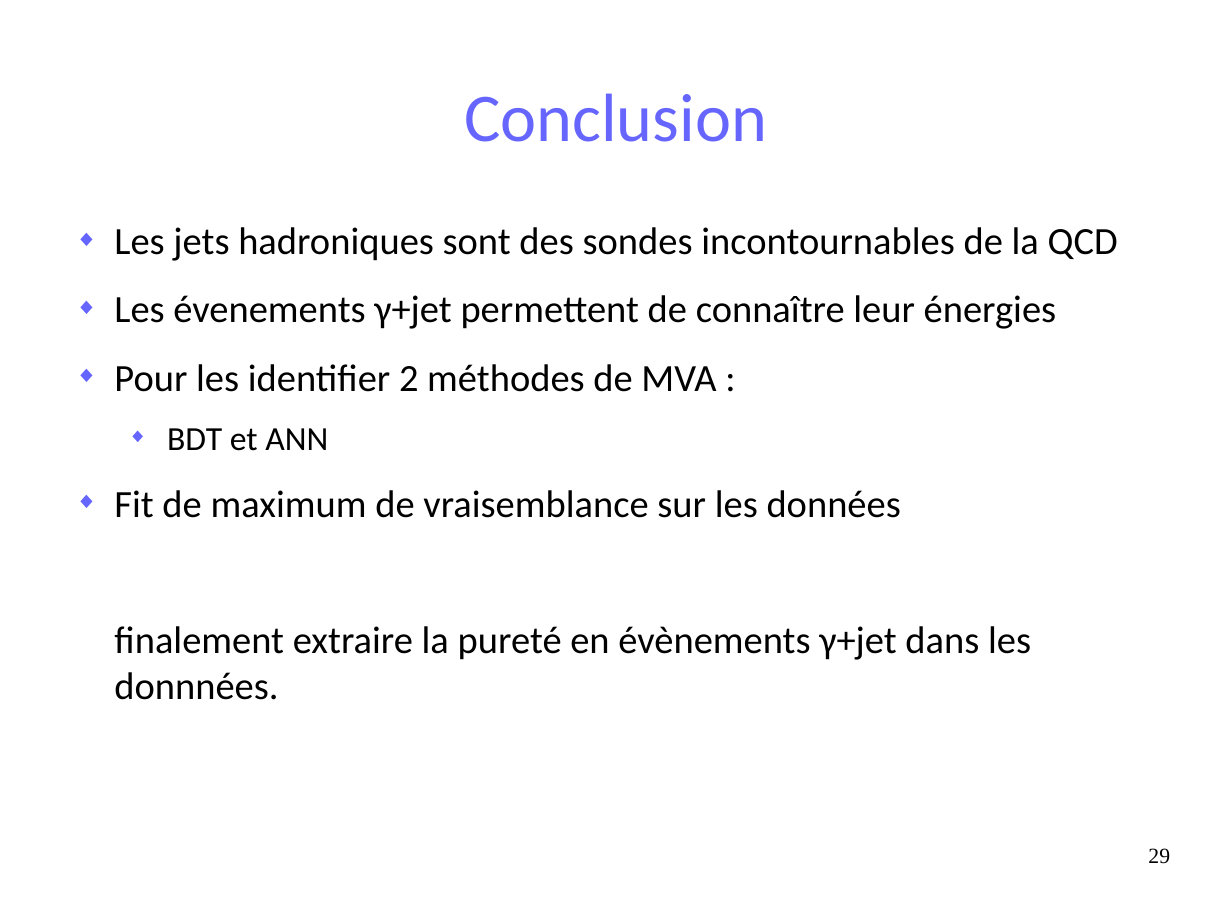
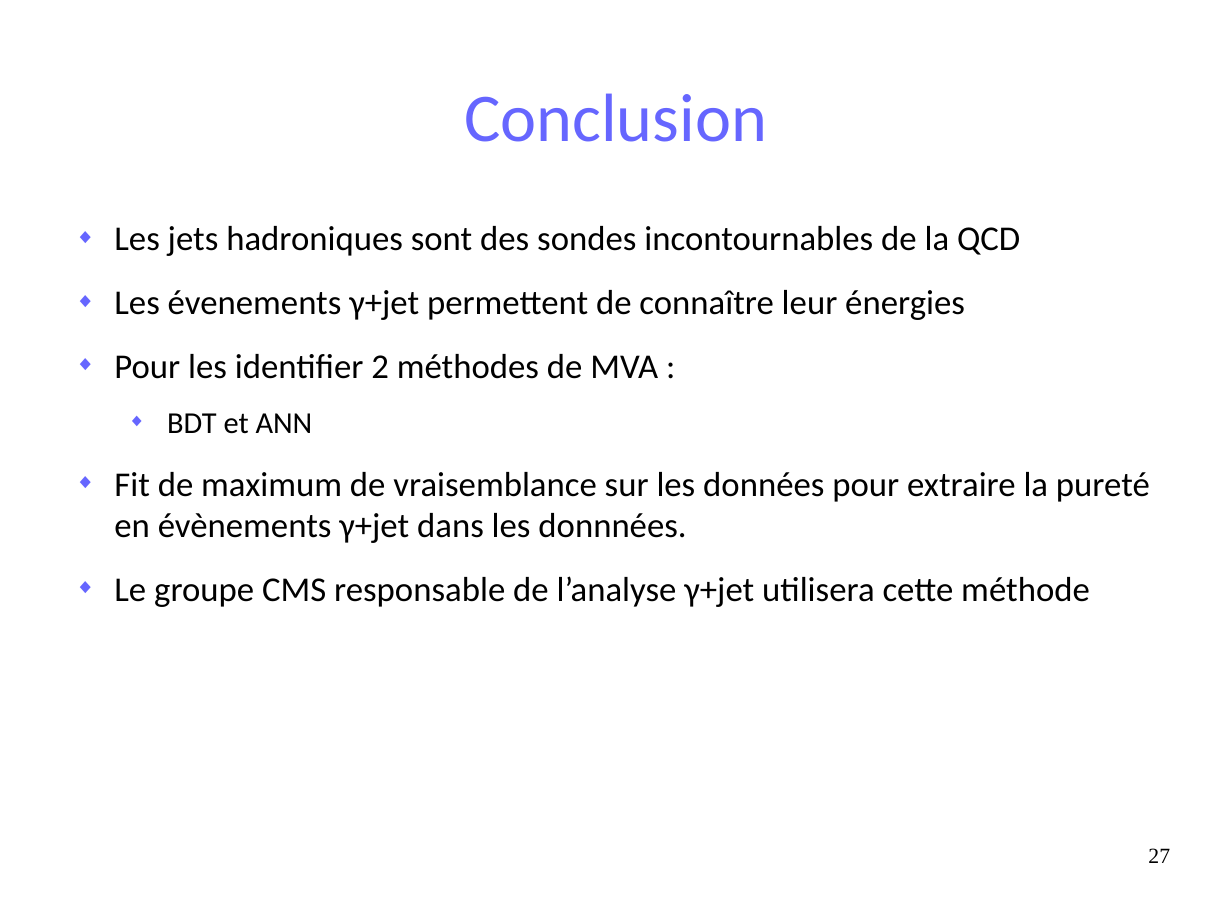
Before and after one commit to maxgiraud/m2_report, a slide deck: slide 27 of soutenance.odp (slide 29 before the commit). Drawn at 1232x924 pixels with LibreOffice and Linux fonts; fonts in the diff are those of the drawing. Boxes give left, top, right and bottom in pixels: in the first picture for what was removed or moved away, otherwise in the second. Text is boxed around its words. In the diff, an @@ line names an element or a change of style, - is before the commit and + after.

```diff
--- a/soutenance.odp
+++ b/soutenance.odp
@@ text at [114,226,1020,434]: size 24.8 to 22.4 pt in "Les jets hadroniques sont des sondes incontournables ...", "Les évenements γ+jet permettent de connaître leur ...", "Pour les identifier 2 méthodes de MVA ..."; size 21.7 to 19.6 pt in "BDT et ANN" @@
@@ text at [114,472,1150,607]: text changed; size 24.8 to 22.4 pt @@
-◆ Fit de maximum de vraisemblance sur les données
-finalement extraire la pureté en évènements γ+jet dans les donnnées.
+◆ Fit de maximum de vraisemblance sur les données pour extraire la pureté en évènements γ+jet dans les donnnées.
+◆ Le groupe CMS responsable de l’analyse γ+jet utilisera cette méthode
@@ page number at [1148,848,1170,863]: text changed @@
-29
+27
```
Also in this commit, not shown: 7 other slides changed, 2 slides added.
